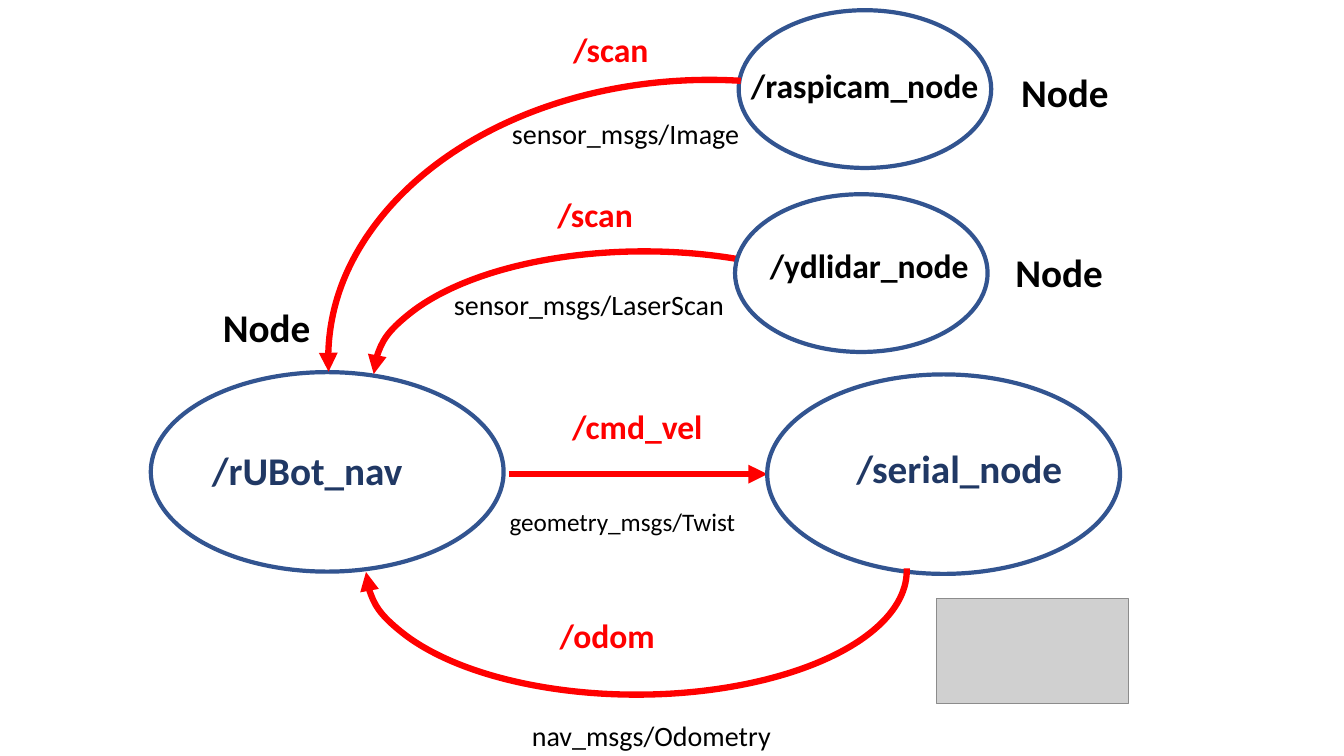
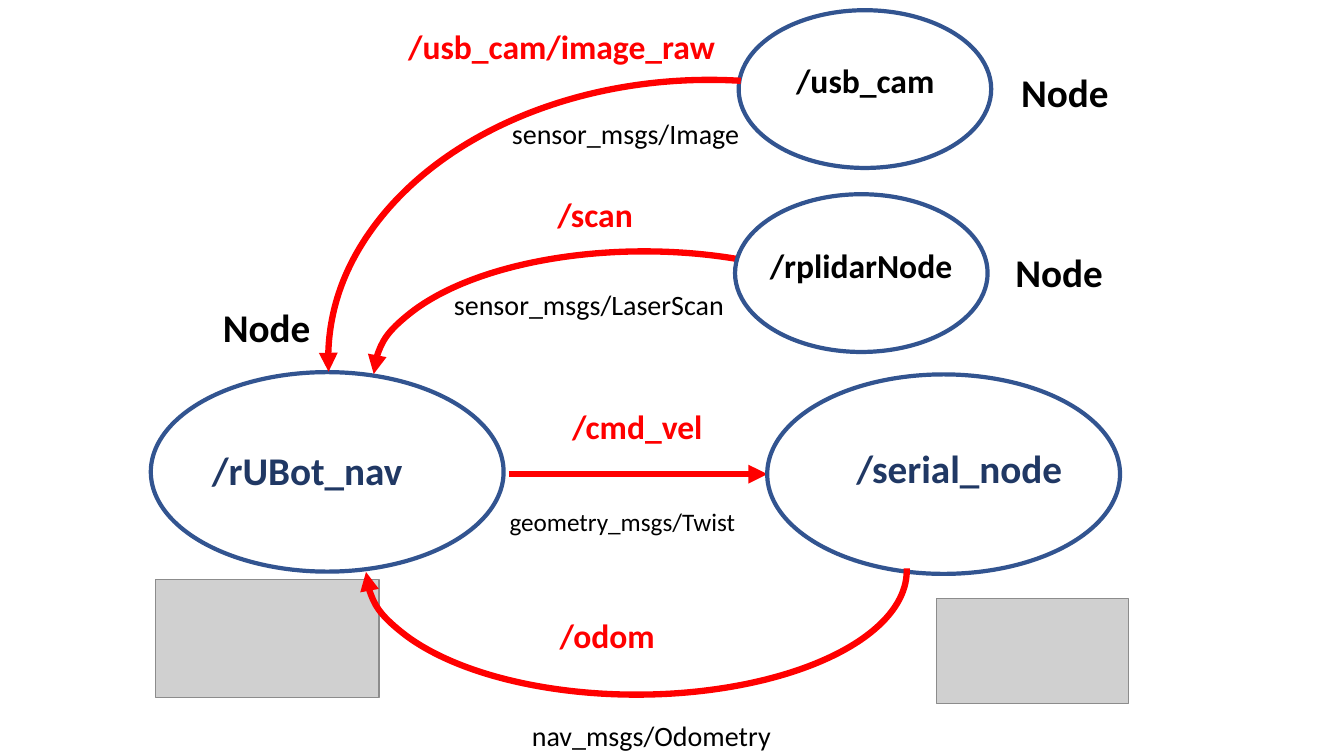
Before and after one commit to manelpuig/rUBot_mecanum_ws, a slide deck: slide 7 of Documentation/Images/Mecanum_Images.pptx (slide 6 before the commit). Drawn at 1344x756 pixels with LibreOffice and Linux fonts; fonts in the diff are those of the drawing; grey boxes stand for pictures. Boxes give left, top, right and bottom in pixels: in the first picture for what was removed or moved away, otherwise in the second. Text is boxed around its words. In the diff, an @@ line names an element or a change of style, - is before the commit and + after.

```diff
--- a/Documentation/Images/Mecanum_Images.pptx
+++ b/Documentation/Images/Mecanum_Images.pptx
@@ text at [408, 35, 715, 65]: text changed @@
-/scan
+/usb_cam/image_raw
@@ text at [796, 69, 934, 98]: text changed @@
-/raspicam_node
+/usb_cam
@@ text at [770, 254, 952, 284]: text changed @@
-/ydlidar_node
+/rplidarNode
@@ picture added at [156, 580, 379, 697] @@
```
Also in this commit, not shown: 1 slide added, 10 other files.
